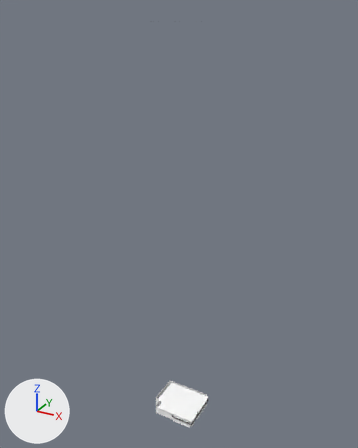
The glTF model assets/Building.glb, before and after one commit.
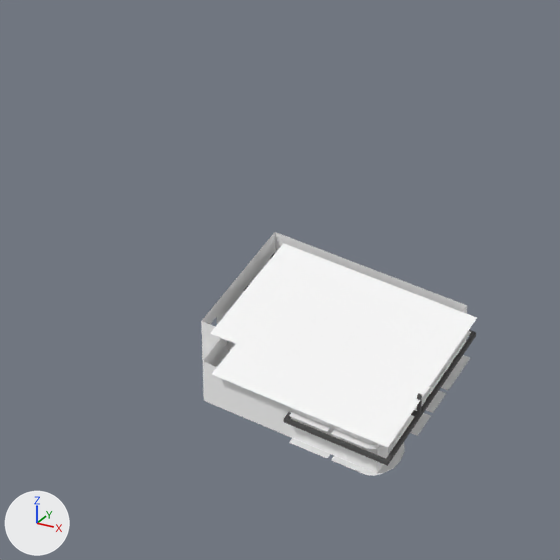
Each version is shown whole from a 50 mm lens placed at (51.9, -100.2, 113.6), pointed at (-6.2, 5.5, 60.8), then close up on the part from 33% to 63% of the width and 75% to 99% of the height. The lights are fixed; the arrows at lower left show +X, +Y and +Z. Where no turn or scale is listed for an object, it has been applied to the vertices.

The first close-up shows 'CelingCleaningCloset', 'CelingExit', 'CelingHallways', 'CelingProductionOffice', 'CelingWarehouse', 'Plan', 'VentPlan', 'WallExit'.
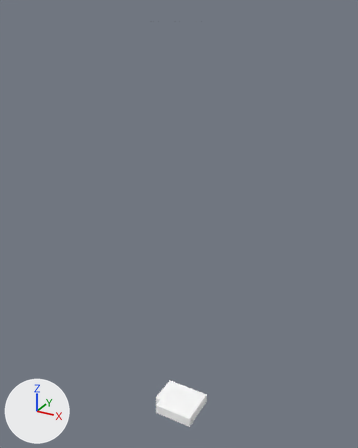
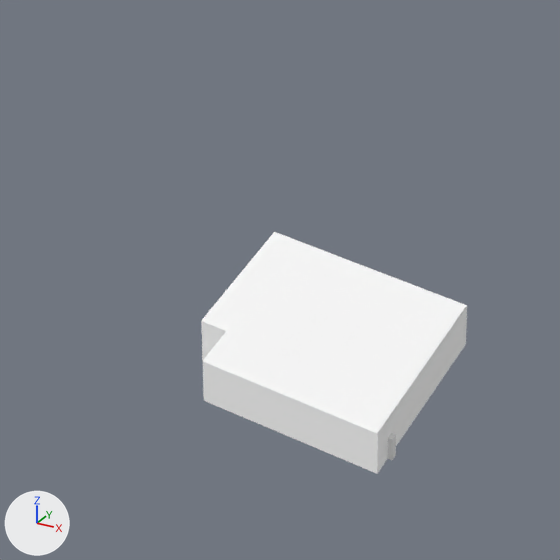
The edits, one by one:
Object 'Plan' (ob_plan) is deleted.
Object 'VentPlan' (ob_ventplan) is deleted.
Object 'CelingWarehouse' (ob_celingwarehouse) moves from (0.0, 0.0, 2.0) to (-1.0, 0.62, 2.0).
Object 'CelingProductionOffice' (ob_celingproductionoffice) moves from (0.0, 0.0, 2.0) to (-1.0, 0.62, 2.0).
Object 'CelingHallways' (ob_celinghallways) moves from (0.0, 0.0, 2.0) to (-1.0, 0.62, 2.0).
Object 'CelingCleaningCloset' (ob_celingcleaningcloset) moves from (0.0, 0.0, 2.0) to (-1.0, 0.62, 2.0).
Object 'CelingExit' (ob_celingexit) moves from (0.0, 0.0, 0.0) to (-1.0, 0.62, 0.0).

What differs and where, as boxes (x1, y1, x2, y2) in the close-ups (560 x 560 px):
'CelingExit', moved: before (210, 243, 477, 447); after (201, 232, 467, 433)
'VentPlan', deleted: before (284, 330, 476, 466)
'Plan', deleted: before (289, 355, 470, 476)
'CelingProductionOffice', moved (not visible afterwards): before (331, 424, 405, 449)
'CelingCleaningCloset', moved (not visible afterwards): before (289, 412, 330, 432)
'CelingHallways', moved (not visible afterwards): before (224, 341, 447, 387)
'CelingWarehouse', moved: before (446, 331, 471, 364); after (437, 320, 457, 348)
